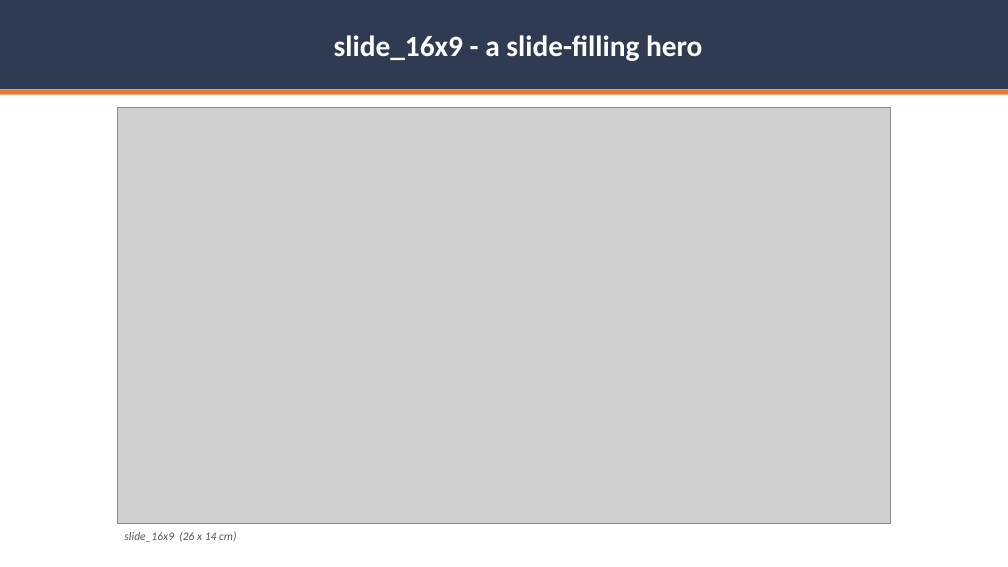
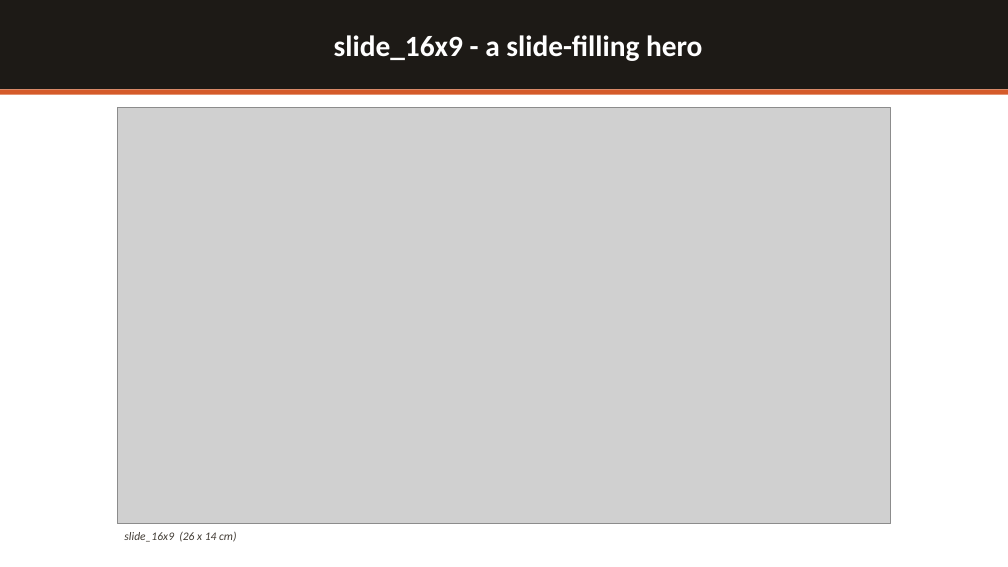
Before and after one commit to js-chemE/PhD_ui, a slide deck: slide 2 of docs/mock_slides_16x9.pptx. Drawn at 1008x567 pixels with LibreOffice and Linux fonts; fonts in the diff are those of the drawing; grey boxes stand for pictures. Boxes give left, top, right and bottom in pixels: in the first picture for what was removed or moved away, otherwise in the second. Text is boxed around its words. In the diff, an @@ line names an element or a change of style, - is before the commit and + after.

```diff
--- a/docs/mock_slides_16x9.pptx
+++ b/docs/mock_slides_16x9.pptx
@@ rectangle "slide_16x9 - a slide-filling hero" at (0,0,1008,89): fill #2F3B52 to #1D1A16 @@
@@ rectangle at (0,89,1008,95): fill #E07B39 to #D55B2A @@
@@ text "slide_16x9 (26 x 14 cm)" at (124,532,236,542): text colour #555555 to #413B34 @@
```
Also in this commit, not shown: 3 other slides changed, 3 other files.
